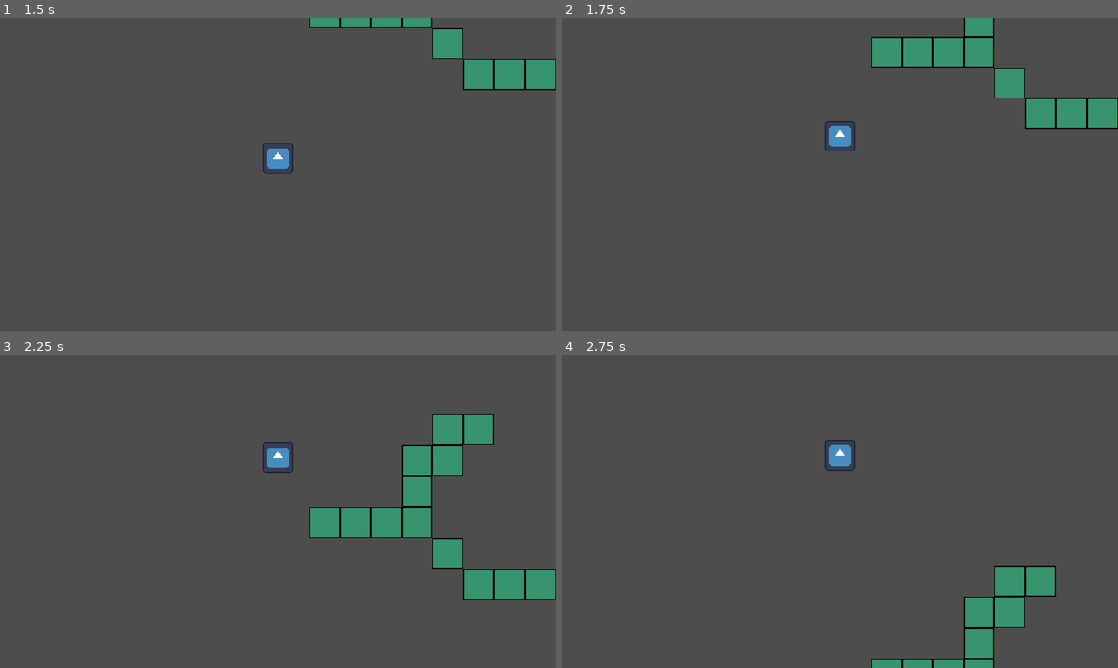
Above: before the commit, frames 1-4 (two rows, left to right).
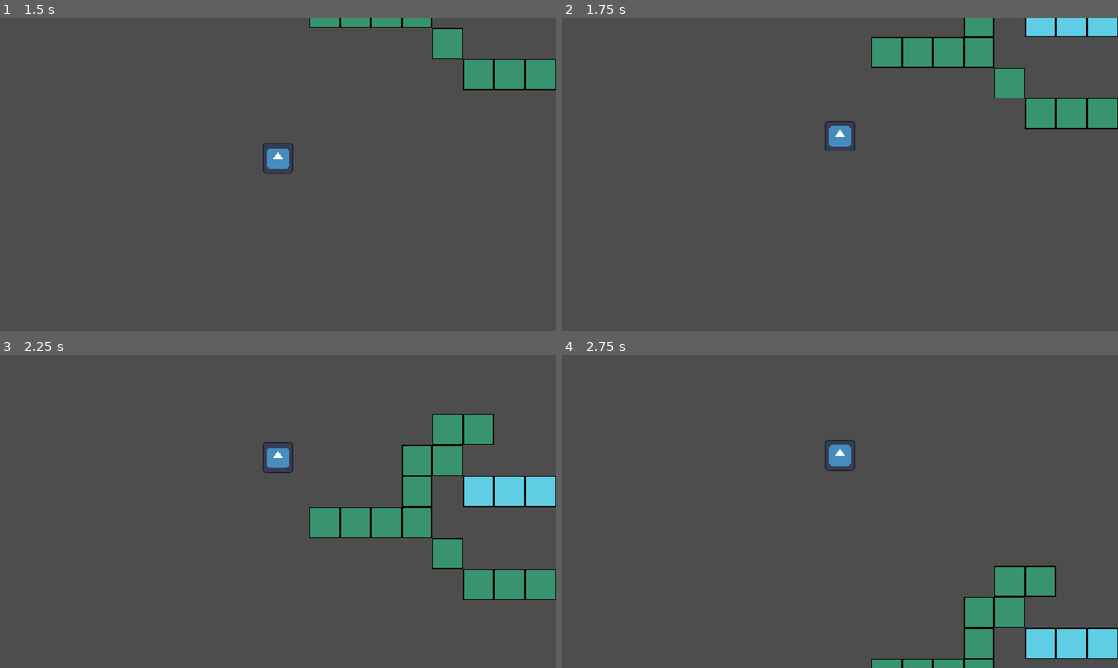
Above: after the commit, the same moments.

Repository: Deeeeelan/serious-game
Game: Godot game, scene res://scenes/title_screen.tscn
Same seed, same stepped clock (60 frames per second), same inputs: the game is played once before the commit and once after it. The engine's default icon, where the game draws it, is replaced by a stand-in: a white triangle on a blue panel in a dark square.
Inputs (mouse positions are in pixels of both pictures, inside the frame that each line leads up to):
- Up to frame 1 (1.5 s): click "Start" at 0.5 s; tap Enter at 1.25 s; move the mouse to (250, 237) at 1.27 s; hold W (up) from 1.28 s (still down); tap Space (interact) at 1.35 s; click (250, 237) at 1.42 s
- Up to frame 2 (1.75 s): keep holding W (up)
- Up to frame 3 (2.25 s): keep holding W (up); move the mouse to (444, 558) at 2.02 s; tap Space (interact) at 2.1 s
- Up to frame 4 (2.75 s): keep holding W (up)

Frame 1 is identical in both runs. In frame 2, 1.0% of the frame differs, in the area x 83-100%, y 0-6%; in frame 3, 1.7%, in the area x 83-100%, y 38-49%; in frame 4, 1.7%.

Commit message:
Add object copying

Diff:
--- a/assets/nodes/player.tscn
+++ b/assets/nodes/player.tscn
@@ -4,6 +4,8 @@
 [ext_resource type="Texture2D" uid="uid://dru5adtvp16qx" path="res://assets/placeholders/icon.svg" id="2_y07ac"]
 
 [sub_resource type="CircleShape2D" id="CircleShape2D_8tn5n"]
+
+[sub_resource type="AtlasTexture" id="AtlasTexture_6sj1v"]
 
 [node name="Player" type="CharacterBody2D" unique_id=1758160856]
 script = ExtResource("1_sysx0")
@@ -17,3 +19,7 @@
 
 [node name="RemoteTransform2D" type="RemoteTransform2D" parent="." unique_id=529309522]
 remote_path = NodePath("../../Camera2D")
+
+[node name="Holding" type="Sprite2D" parent="." unique_id=718252690]
+position = Vector2(0, -32)
+texture = SubResource("AtlasTexture_6sj1v")
--- a/assets/tile_sets/tile_set.tres
+++ b/assets/tile_sets/tile_set.tres
@@ -7,6 +7,7 @@
 texture_region_size = Vector2i(32, 32)
 0:0/0 = 0
 1:0/0 = 0
+0:1/0 = 0
 
 [resource]
 tile_size = Vector2i(32, 32)
--- a/scenes/game.tscn
+++ b/scenes/game.tscn
@@ -9,8 +9,6 @@
 
 [node name="Node2D" type="Node2D" parent="." unique_id=348159224]
 
-[node name="Player" parent="Node2D" unique_id=1758160856 instance=ExtResource("2_lnu2h")]
-
 [node name="Camera2D" type="Camera2D" parent="Node2D" unique_id=1746627479]
 zoom = Vector2(2, 2)
 position_smoothing_enabled = true
@@ -18,7 +16,7 @@
 [node name="Terrain" type="Node2D" parent="Node2D" unique_id=2117986526]
 
 [node name="Ground" type="TileMapLayer" parent="Node2D/Terrain" unique_id=149897057]
-tile_map_data = PackedByteArray("AAABAPr/AAAAAAAAAAACAPr/AAA …(288 unchanged characters)… AAAAAAAAPAPr/AAAAAAAAAAAQAPr/AAAAAAAAAAA=")
+tile_map_data = PackedByteArray("AAABAPr/AAAAAAAAAAACAPr/AAA …(288 unchanged characters)… AAAAAAAAPAPr/AAAAAAAAAAAQAPr/AAAAAAAAAAAGAPn/AAAAAAEAAAAHAPn/AAAAAAEAAAAIAPn/AAAAAAEAAAAJAPn/AAAAAAEAAAAKAPn/AAAAAAEAAAA=")
 tile_set = ExtResource("1_uwrxv")
 
 [node name="Underground" type="TileMapLayer" parent="Node2D/Terrain" unique_id=1655468512]
@@ -27,6 +25,10 @@
 tile_set = ExtResource("1_uwrxv")
 
 [node name="Mobs" type="Node2D" parent="Node2D" unique_id=302977151]
+
+[node name="Player" parent="Node2D" unique_id=1758160856 node_paths=PackedStringArray("ground_tm", "underground_tm") instance=ExtResource("2_lnu2h")]
+ground_tm = NodePath("../Terrain/Ground")
+underground_tm = NodePath("../Terrain/Underground")
 
 [node name="Control" type="Control" parent="." unique_id=1859199551]
 layout_mode = 3
--- a/scripts/player_movement.gd
+++ b/scripts/player_movement.gd
@@ -1,8 +1,25 @@
 extends CharacterBody2D
 
+@export var ground_tm: TileMapLayer
+@export var underground_tm: TileMapLayer
 
 const SPEED = 320.0
 const LERP_SPEED = 0.08
+
+func cell_pos_to_texture(tm: TileMapLayer, tm_pos: Vector2i) -> Texture:
+	var sid := tm.get_cell_source_id(tm_pos)
+	var src : TileSetAtlasSource = tm.tile_set.get_source(sid) as TileSetAtlasSource
+	var atl_coord := tm.get_cell_atlas_coords(tm_pos)
+	var rect := src.get_tile_texture_region(atl_coord)
+	var img : Image = src.texture.get_image()
+	var t_img := img.get_region(rect)
+	return ImageTexture.create_from_image(t_img)
+
+func _input(event: InputEvent) -> void:
+	if event.is_action("interact"):
+		var tm_pos = ground_tm.local_to_map(position)
+		if ground_tm.get_cell_source_id(tm_pos) != -1:
+			$Holding.texture = cell_pos_to_texture(ground_tm, tm_pos)
 
 func _physics_process(delta: float) -> void:
 
Binary file changed: assets/images/spritemap.png
